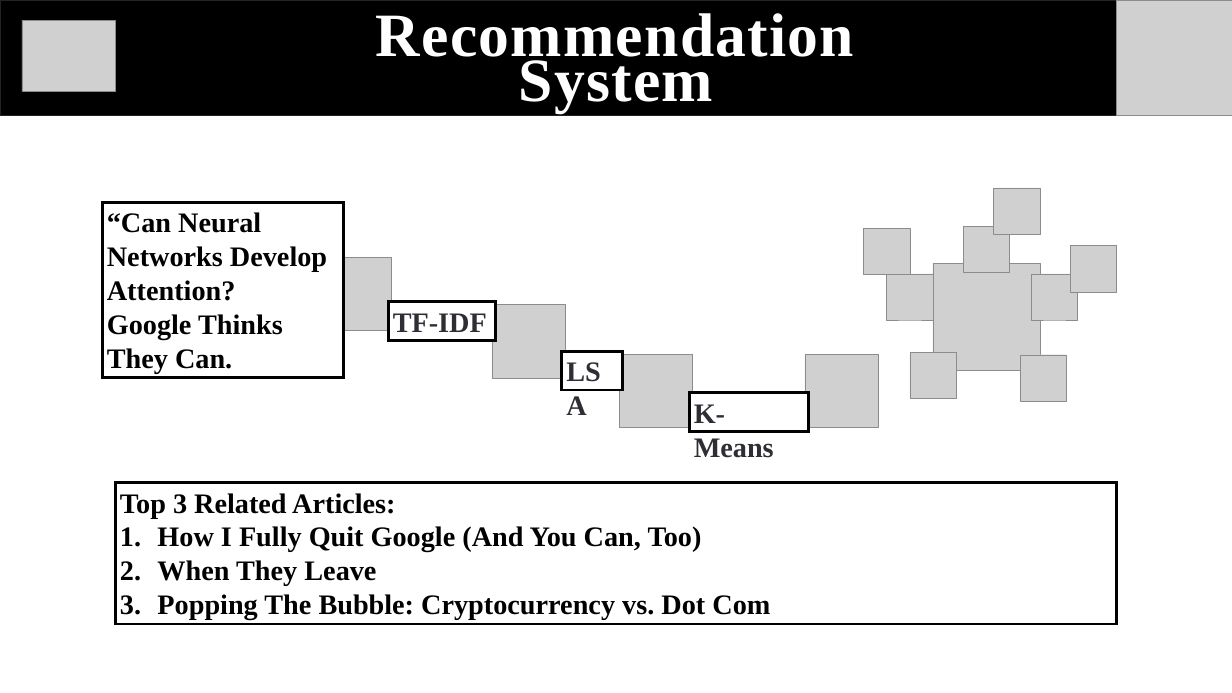
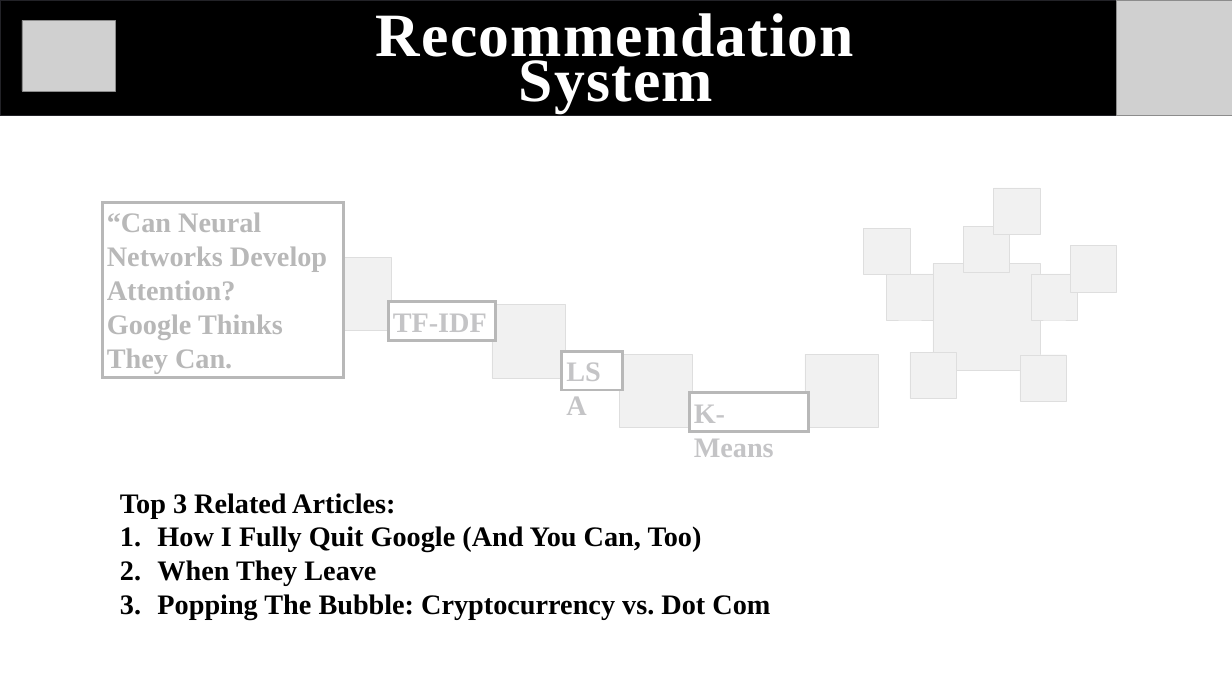
Before and after one commit to biancaorozco/metis_project4, a slide deck: slide 4 of presentation/medium.pptx. Drawn at 1232x693 pixels with LibreOffice and Linux fonts; fonts in the diff are those of the drawing; grey boxes stand for pictures. Boxes give left, top, right and bottom in pixels: in the first picture for what was removed or moved away, otherwise in the second. Text is boxed around its words. In the diff, an @@ line names an element or a change of style, - is before the commit and + after.

```diff
--- a/presentation/medium.pptx
+++ b/presentation/medium.pptx
@@ rectangle added at (71,146,1139,461), fill #FFFFFF at 72% opacity @@
@@ text "Top 3 Related Articles:": place and size @@
-text "Top 3 Related Articles:" at (116,482,1116,624)
+text "Top 3 Related Articles:" at (120,493,770,619)
@@ text "Top 3 Related Articles:" at (120,493,770,619): outline #000000 4.5 pt to none @@
```
Also in this commit, not shown: 1 other file.
